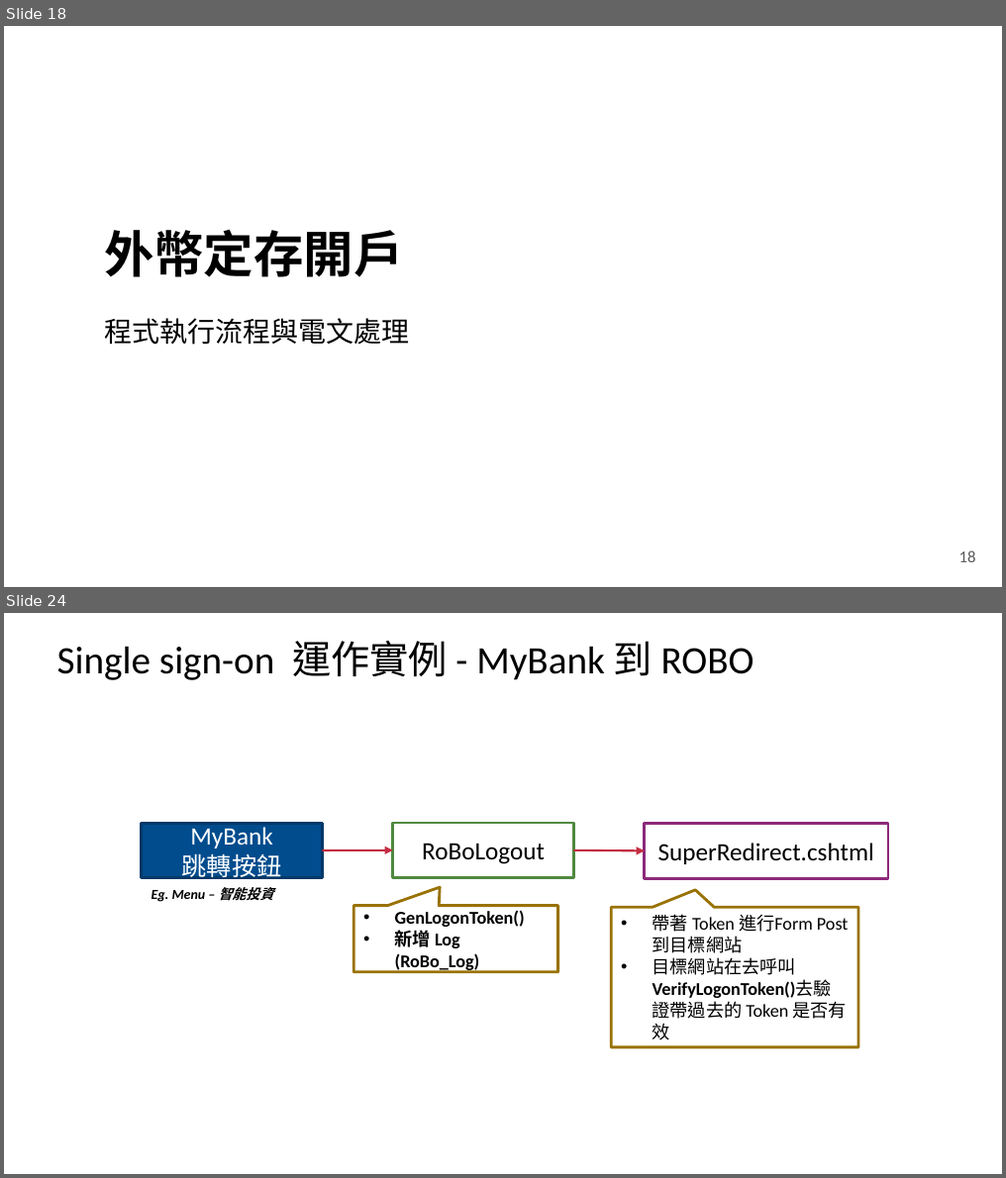
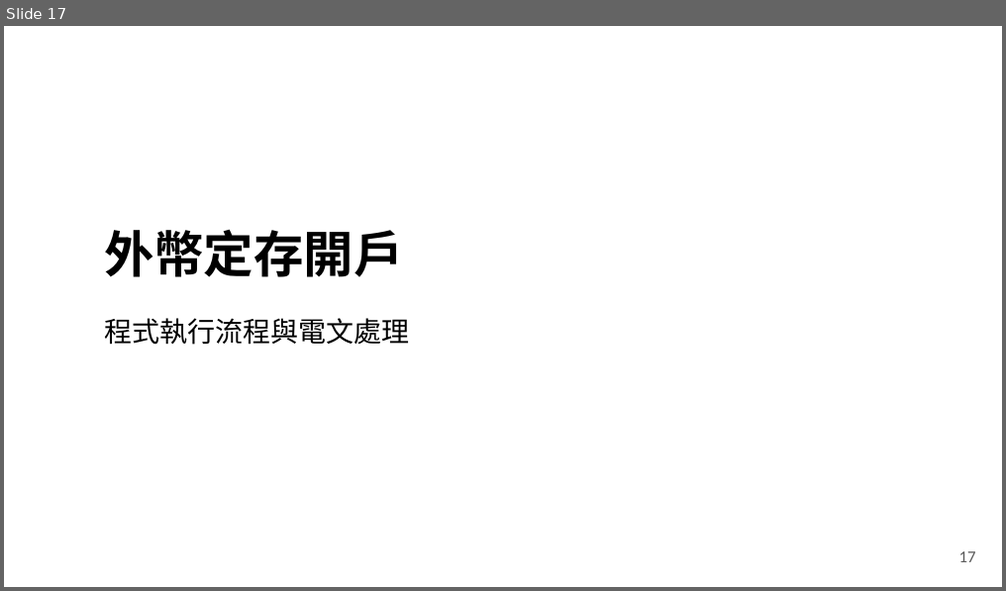
Before and after one commit to YuHaoLiaoTony/MyImage, a slide deck: Tony新人報告.pptx. Shown one above the other, each under a label of ours: slides 18 and 24 before the commit, slide 17 after it; the slides between them are not shown. The pictures are 1006x1178 and 1006x591 pixels, drawn with LibreOffice and Linux fonts; fonts in the diff are those of the drawing; background and template pictures are left out. Boxes give left, top, right and bottom in pixels: in the first picture for what was removed or moved away, otherwise in the second. Text is boxed around its words. In the diff, an @@ line names an element or a change of style, - is before the commit and + after.

```diff
--- a/Tony新人報告.pptx
+++ b/Tony新人報告.pptx
@@ slide 24 removed at (4,613,1002,1174), background #FFFFFF @@
@@ title removed at (57,641,754,680) @@
-Single sign-on 運作實例 - MyBank 到 ROBO
@@ rectangle removed at (142,824,323,878) @@
-MyBank
-跳轉按鈕
@@ rectangle removed at (393,823,574,877) @@
-RoBoLogout
@@ rectangle removed at (645,824,888,878) @@
-SuperRedirect.cshtml
@@ arrow removed from (323, 851) to (393, 851) @@
@@ arrow removed from (574, 851) to (645, 852) @@
@@ text removed at (152,887,274,902) @@
-Eg. Menu – 智能投資
@@ speech box removed at (353,905,557,972) @@
-• GenLogonToken()
-• 新增 Log (RoBo_Log)
@@ speech box removed at (611,907,858,1047) @@
-• 帶著 Token 進行Form Post 到目標網站
-• 目標網站在去呼叫VerifyLogonToken()去驗證帶過去的 Token 是否有效
@@ what was slide 18 is now slide 17 @@
@@ page number at (959,552,976,563): text changed @@
-18
+17
```
Also in this commit, not shown: 13 slides changed, 18 slides added, 4 other slides removed, 22 other files.
